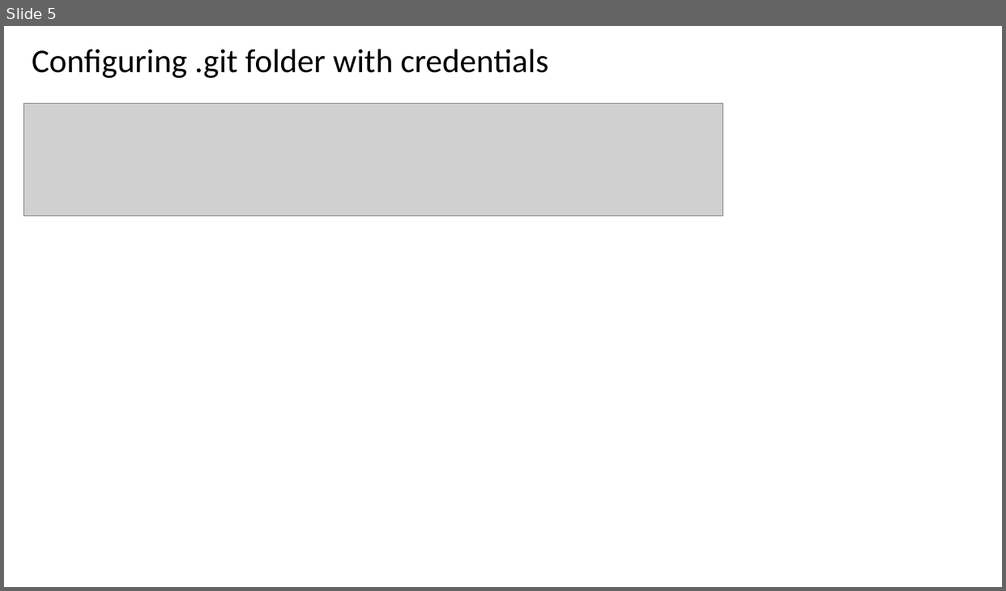
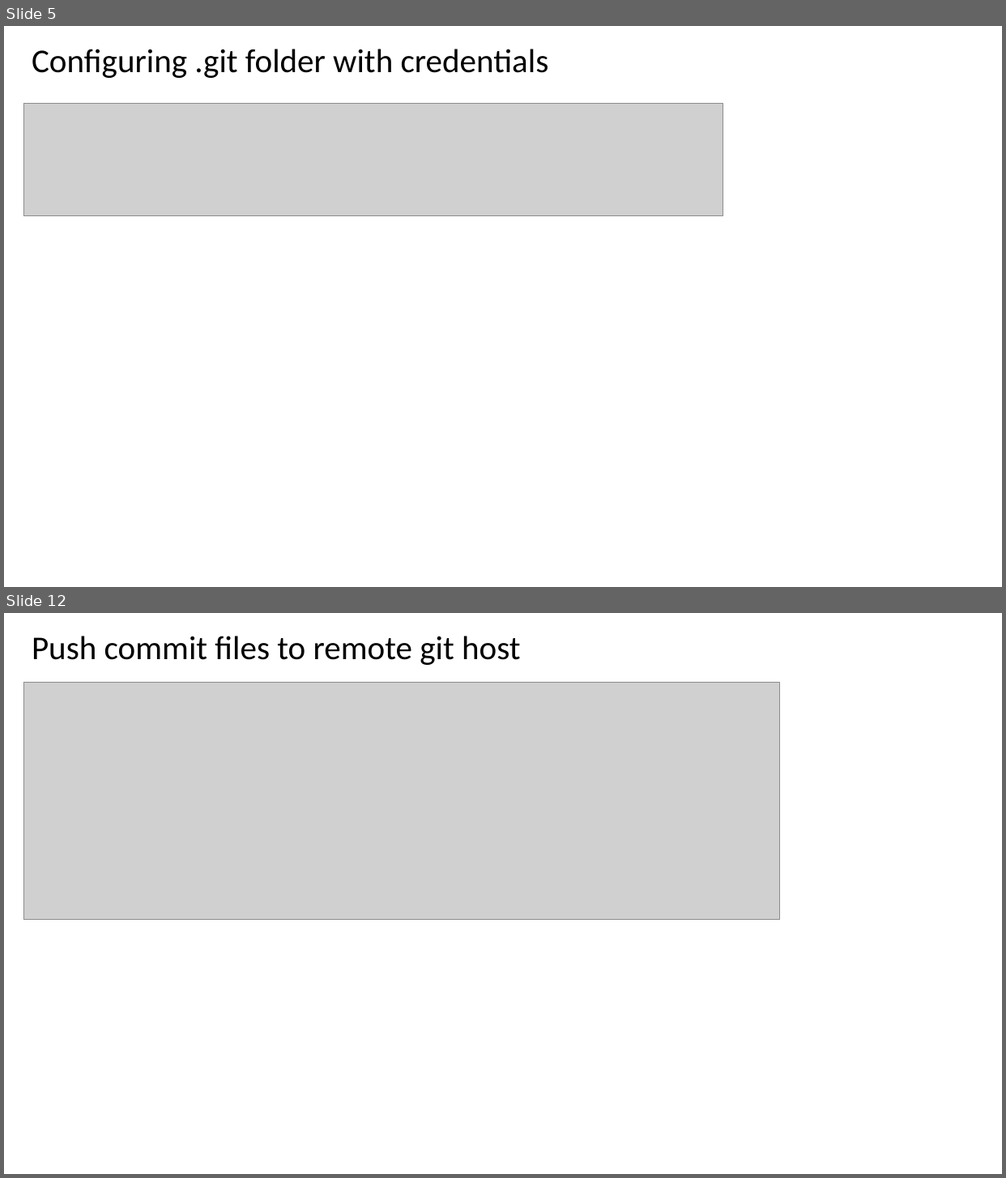
Before and after one commit to MayankDoda/Misc, a slide deck: Github Commands.pptx. Shown one above the other, each under a label of ours: slide 5 before the commit, slides 5 and 12 after it; the slides between them are not shown. The pictures are 1006x591 and 1006x1178 pixels, drawn with LibreOffice and Linux fonts; fonts in the diff are those of the drawing; grey boxes stand for pictures. Boxes give left, top, right and bottom in pixels: in the first picture for what was removed or moved away, otherwise in the second. Text is boxed around its words. In the diff, an @@ line names an element or a change of style, - is before the commit and + after.

Commit message:
Committing the updated ppt.

```diff
--- a/Github Commands.pptx
+++ b/Github Commands.pptx
@@ slide 12 added at box(4, 613, 1002, 1174), background #FFFFFF @@
@@ text added at box(32, 636, 521, 665), 32 pt, text #000000 @@
+Push commit files to remote git host
@@ picture added at box(24, 683, 780, 920) @@
```
Also in this commit, not shown: 1 slide changed, 5 other slides added.
